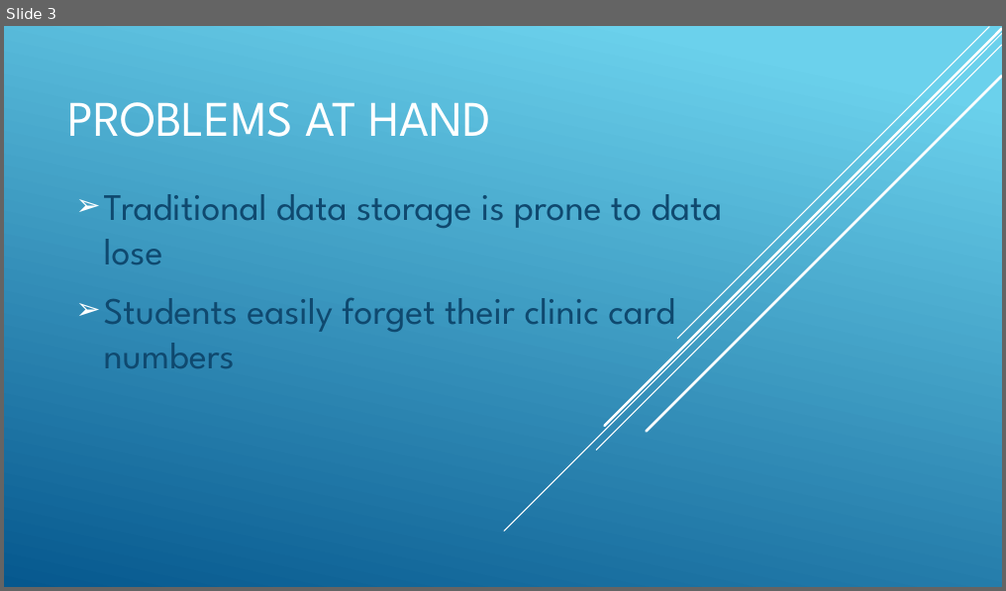
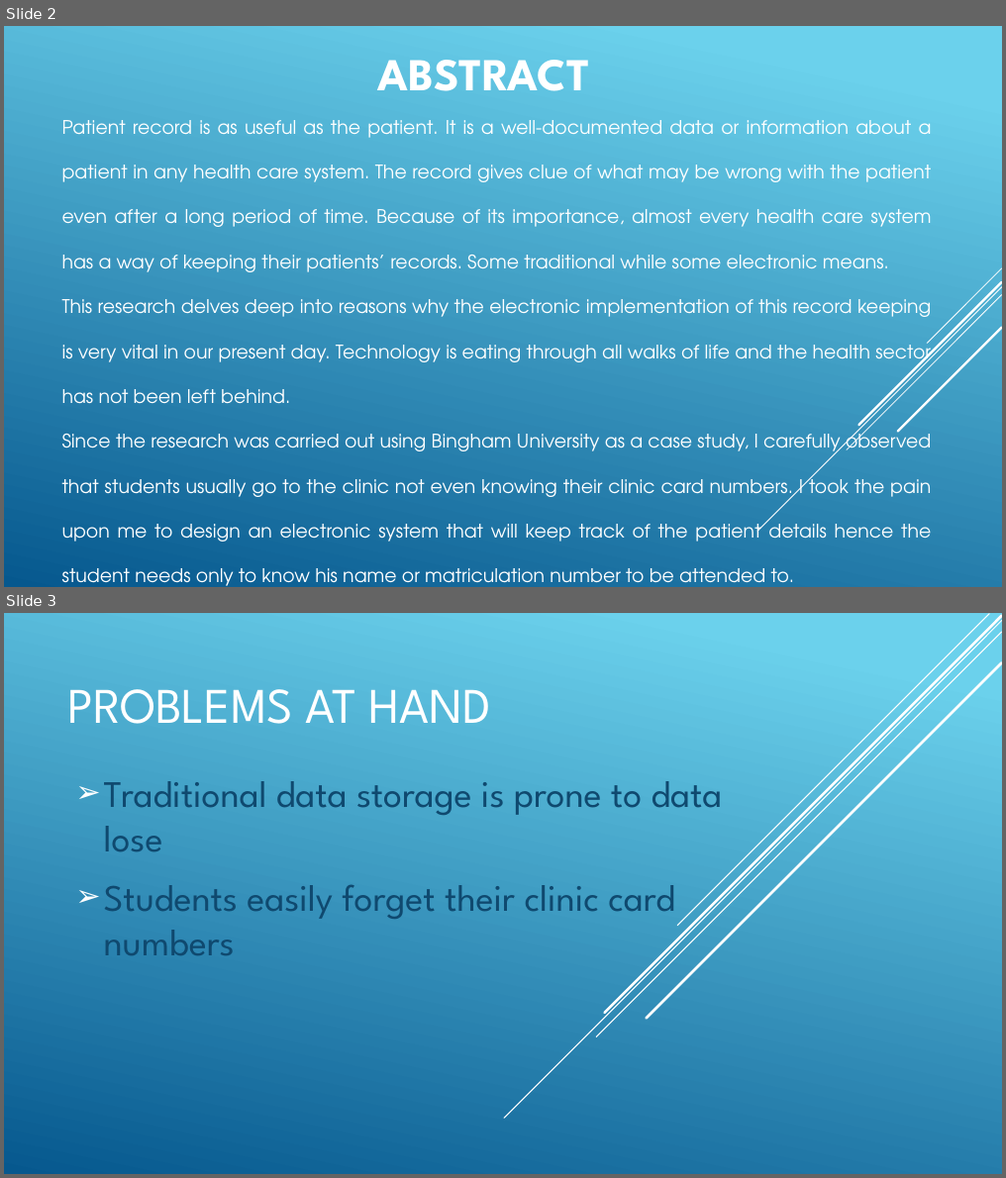
Before and after one commit to microworlds/simple-pro, a slide deck: pro-pre.pptx. Shown one above the other, each under a label of ours: slide 3 before the commit, slides 2 and 3 after it. The pictures are 1006x591 and 1006x1178 pixels, drawn with LibreOffice and Linux fonts; fonts in the diff are those of the drawing. Boxes give left, top, right and bottom in pixels: in the first picture for what was removed or moved away, otherwise in the second. Text is boxed around its words. In the diff, an @@ line names an element or a change of style, - is before the commit and + after.

```diff
--- a/pro-pre.pptx
+++ b/pro-pre.pptx
@@ slide 2 added at [4,26,1002,587], background gradient #6ED2EB to #06588E @@
@@ text added at [377,60,589,91], 44 pt, text #FFFFFF, bold @@
+ABSTRACT
@@ text added at [62,120,932,586], 18 pt, text #FFFFFF @@
+Patient record is as useful as the patient. It is a well-documented data or information about a patient in any health care system. The record gives clue of what may be wrong with the patient even after a long period of time. Because of its importance, almost every health care system has a way of keeping their patients’ records. Some traditional while some electronic means.
+This research delves deep into reasons why the electronic implementation of this record keeping is very vital in our present day. Technology is eating through all walks of life and the health sector has not been left behind.
+Since the research was carried out using Bingham University as a case study, I carefully observed that students usually go to the clinic not even knowing their clinic card numbers. I took the pain upon me to design an electronic system that will keep track of the patient details hence the student needs only to know his name or matriculation number to be attended to.
@@ group added at [757,269,1002,531]: 5 lines @@
```
Also in this commit, not shown: 9 slides changed, 5 slides removed, 22 other files.
